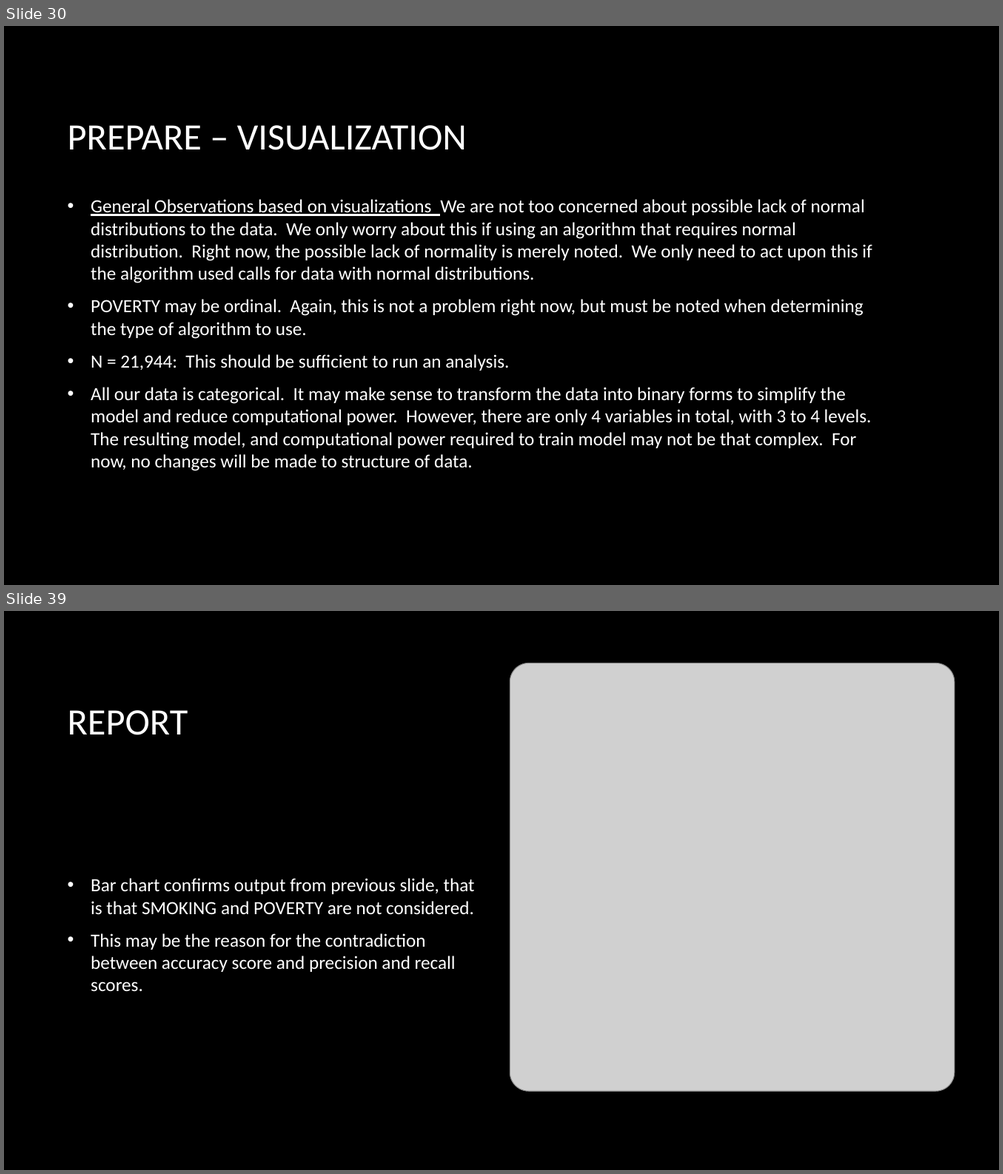
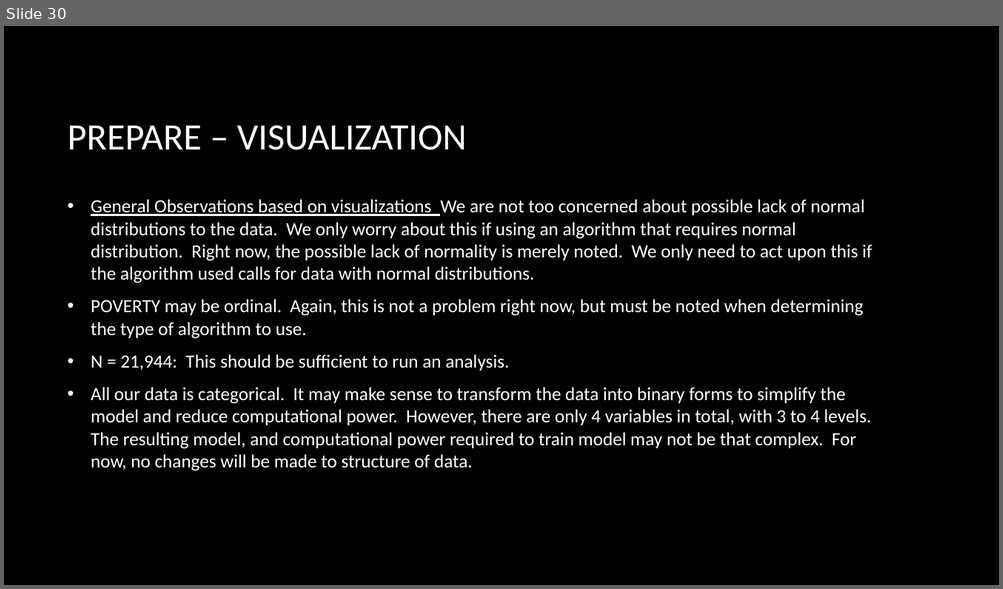
Before and after one commit to danlagos/ANA500-Week-4, a slide deck: Depression and Poverty.pptx. Shown one above the other, each under a label of ours: slides 30 and 39 before the commit, slide 30 after it; the slides between them are not shown. The pictures are 1003x1174 and 1003x589 pixels, drawn with LibreOffice and Linux fonts; fonts in the diff are those of the drawing; grey boxes stand for pictures; background and template pictures are left out. Boxes give left, top, right and bottom in pixels: in the first picture for what was removed or moved away, otherwise in the second. Text is boxed around its words. In the diff, an @@ line names an element or a change of style, - is before the commit and + after.

```diff
--- a/Depression and Poverty.pptx
+++ b/Depression and Poverty.pptx
@@ slide 39 removed at [4,611,999,1170], background picture (left out) @@
@@ picture removed at [510,664,955,1091] @@
@@ title removed at [68,710,188,735] @@
-REPORT
@@ text removed at [91,878,475,992] @@
-• Bar chart confirms output from previous slide, that is that SMOKING and POVERTY are not considered.
-• This may be the reason for the contradiction between accuracy score and precision and recall scores.
```
Also in this commit, not shown: 12 slides changed, 5 slides added, 4 other slides removed, 2 other files.
